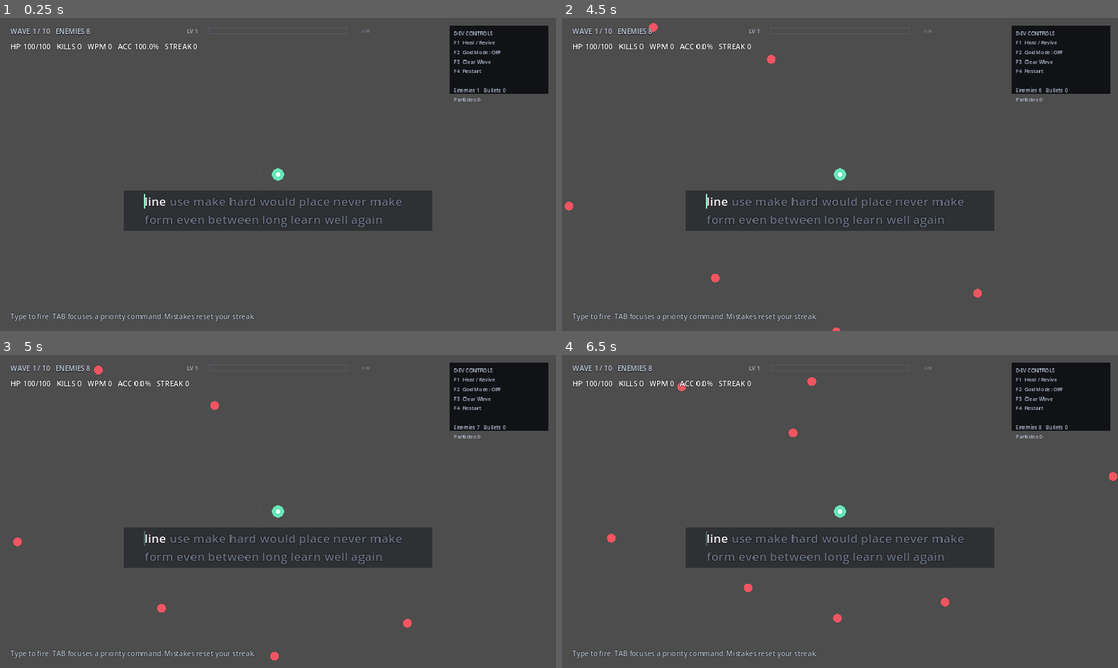
Above: before the commit, frames 1-4 (two rows, left to right).
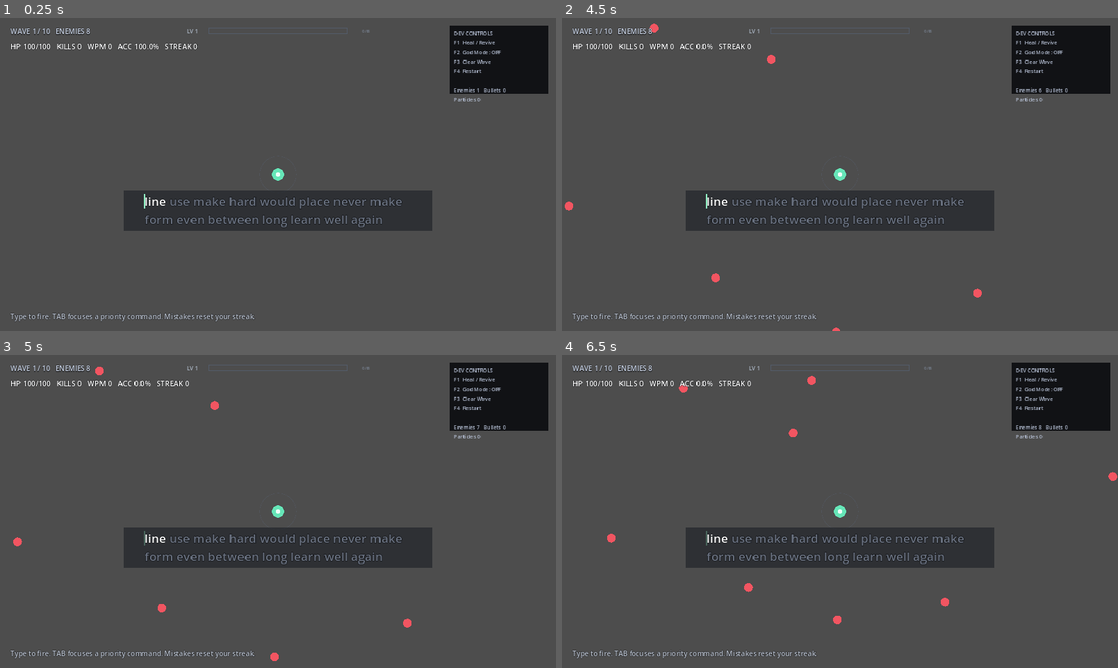
Above: after the commit, the same moments.

Repository: jlcuenca00/typing-roguelite
Game: Godot game, scene res://scenes/Main.tscn
Two runs of this game, one before a commit and one after it. Both use one fixed random seed, a clock stepped at 60 frames per second and the inputs below.
Inputs:
- Up to frame 1 (0.25 s): no input
- Up to frame 2 (4.5 s): tap Enter at 0.5, 2.75 s; tap R at 0.6, 2.1, 3.6 s; tap Space at 1.25 s; tap Tab at 1.35, 2.85, 4.35 s
- Up to frame 3 (5 s): no input
- Up to frame 4 (6.5 s): tap R at 5.1 s; tap Tab at 5.85 s

Frame 1 is identical in both runs. In frame 2, less than 0.1% of the frame differs, in the area x 15-76%, y 1-100%; in frame 3, less than 0.1%; in frame 4, less than 0.1%, in the area x 20-100%, y 6-86%.

Commit message:
balance: make late pressure density-driven and telegraph priority effects

Diff:
--- a/game/scripts/main.gd
+++ b/game/scripts/main.gd
@@ -52,6 +52,9 @@
 const NORMAL_KNOCKBACK_MULTIPLIER := 0.45
 const ELITE_KNOCKBACK_MULTIPLIER := 0.28
 const BOSS_KNOCKBACK_MULTIPLIER := 0.04
+
+const PRIORITY_ACTIVATION_INSET := 34.0
+const PRIORITY_CAST_DURATION := 0.55
 
 const ELITE_START_WAVE := 7
 const ELITE_THREAT_SURCHARGE := 6
@@ -598,6 +601,8 @@
 			if bool(enemy.get("boss", false)) and bool(enemy.get("boss_shielded", false)):
 				enemy["boss_shielded"] = false
 				enemy["priority"] = false
+				enemy["priority_active"] = false
+				enemy["priority_casting"] = false
 				enemy["priority_word"] = ""
 				enemy["flash"] = 0.16
 				enemies[index] = enemy
@@ -657,6 +662,8 @@
 	for enemy in enemies:
 		if not bool(enemy.get("priority", false)):
 			continue
+		if not bool(enemy.get("priority_active", false)):
+			continue
 		if String(enemy.get("mechanic", "")) != mechanic_id:
 			continue
 
@@ -669,6 +676,30 @@
 
 func _has_visible_priority_mechanic(mechanic_id: String) -> bool:
 	return not _get_visible_priority_mechanic(mechanic_id).is_empty()
+
+
+func _priority_activation_rect() -> Rect2:
+	var viewport_size := get_viewport_rect().size
+	var inset := PRIORITY_ACTIVATION_INSET
+	return Rect2(
+		Vector2(inset, inset),
+		Vector2(
+			maxf(viewport_size.x - inset * 2.0, 1.0),
+			maxf(viewport_size.y - inset * 2.0, 1.0)
+		)
+	)
+
+
+func _priority_cast_label(mechanic_id: String, active: bool) -> String:
+	match mechanic_id:
+		"jam":
+			return "JAMMED" if active else "JAMMING"
+		"shield":
+			return "SHIELD UP" if active else "SHIELDING"
+		"summon":
+			return "CALLING" if active else "CHANNELING"
+		_:
+			return "ACTIVE" if active else "CASTING"
 
 
 # Typing stream ---------------------------------------------------------------
@@ -1051,7 +1082,10 @@
 			)
 
 	var wave_scale := float(current_wave - 1)
-	var base_speed := rng.randf_range(38.0, 62.0) + wave_scale * 2.2 + minf(elapsed * 0.06, 12.0)
+	# Movement speed is now primarily an archetype property. Later-wave pressure
+	# comes from density, composition, elites, and priority mechanics rather than
+	# globally accelerating every enemy.
+	var base_speed := rng.randf_range(40.0, 60.0)
 	var base_hp := 44.0 + wave_scale * 4.5 + minf(elapsed * 0.05, 14.0)
 	var is_elite := bool(spec.get("elite", false))
 	var is_boss := bool(spec.get("boss", false))
@@ -1092,6 +1126,9 @@
 		"elite_regen_fx_timer": 0.0,
 		"priority": is_priority,
 		"priority_word": priority_word,
+		"priority_active": false,
+		"priority_casting": false,
+		"priority_cast_timer": PRIORITY_CAST_DURATION,
 		"mechanic": String(spec.get("mechanic", "")),
 		"player_damage_multiplier": float(spec.get("player_damage_multiplier", 1.0)),
 		"protected_damage_multiplier": float(spec.get("protected_damage_multiplier", 1.0)),
@@ -1138,6 +1175,8 @@
 	enemy["boss_phase"] = phase + 1
 	enemy["boss_shielded"] = true
 	enemy["priority"] = true
+	enemy["priority_active"] = true
+	enemy["priority_casting"] = false
 	enemy["priority_word"] = _random_priority_word()
 	enemy["flash"] = 0.16
 	locked_target_uid = -1
@@ -1157,6 +1196,58 @@
 		var enemy := enemies[i]
 		var pos: Vector2 = enemy["position"]
 		var knockback: Vector2 = enemy["knockback"]
+		var priority_cast_pauses_movement := false
+
+		if (
+			bool(enemy.get("priority", false))
+			and not bool(enemy.get("boss", false))
+			and not bool(enemy.get("priority_active", false))
+		):
+			var is_casting := bool(enemy.get("priority_casting", false))
+
+			if (
+				not is_casting
+				and _priority_activation_rect().has_point(pos)
+			):
+				is_casting = true
+				enemy["priority_casting"] = true
+				enemy["priority_cast_timer"] = PRIORITY_CAST_DURATION
+				enemy["knockback"] = Vector2.ZERO
+				knockback = Vector2.ZERO
+				_spawn_combat_text(
+					pos + Vector2(0.0, -36.0),
+					_priority_cast_label(
+						String(enemy.get("mechanic", "")),
+						false
+					),
+					Color(0.72, 0.66, 1.0)
+				)
+
+			if is_casting:
+				priority_cast_pauses_movement = true
+				var cast_timer := float(
+					enemy.get("priority_cast_timer", PRIORITY_CAST_DURATION)
+				) - delta
+				enemy["priority_cast_timer"] = cast_timer
+
+				if cast_timer <= 0.0:
+					enemy["priority_casting"] = false
+					enemy["priority_active"] = true
+					priority_cast_pauses_movement = false
+					enemy["flash"] = 0.14
+					_spawn_impact_particles(
+						pos,
+						Color(0.68, 0.56, 1.0),
+						8
+					)
+					_spawn_combat_text(
+						pos + Vector2(0.0, -36.0),
+						_priority_cast_label(
+							String(enemy.get("mechanic", "")),
+							true
+						),
+						Color(0.76, 0.92, 1.0)
+					)
 
 		if bool(enemy.get("boss", false)):
 			if get_viewport_rect().has_point(pos):
@@ -1228,6 +1319,7 @@
 
 		if (
 			String(enemy.get("mechanic", "")) == "summon"
+			and bool(enemy.get("priority_active", false))
 			and get_viewport_rect().has_point(pos)
 		):
 			var ability_timer := float(enemy.get("ability_timer", 0.0)) - delta
@@ -1280,7 +1372,10 @@
 			else DANGER_RADIUS
 		)
 
-		if distance > stop_radius:
+		if priority_cast_pauses_movement:
+			enemy["position"] = pos
+			enemies[i] = enemy
+		elif distance > stop_radius:
 			pos += to_player.normalized() * float(enemy["speed"]) * speed_multiplier * delta
 			enemy["position"] = pos
 			enemies[i] = enemy
@@ -1327,7 +1422,7 @@
 		var uid := next_enemy_uid
 		next_enemy_uid += 1
 		var base_hp := 34.0 + wave_scale * 3.0
-		var base_speed := rng.randf_range(48.0, 62.0) + wave_scale * 1.8
+		var base_speed := rng.randf_range(48.0, 62.0)
 		var color := Color.from_string(
 			String(definition.get("color", "#ffb36b")),
 			Color(1.0, 0.70, 0.42)
@@ -1352,6 +1447,9 @@
 			"elite_regen_fx_timer": 0.0,
 			"priority": false,
 			"priority_word": "",
+			"priority_active": false,
+			"priority_casting": false,
+			"priority_cast_timer": 0.0,
 			"mechanic": "",
 			"player_damage_multiplier": 1.0,
 			"protected_damage_multiplier": 1.0,
@@ -3163,6 +3261,11 @@
 			)
 
 			var ring_color := Color(0.72, 0.52, 1.0, 0.95)
+			if bool(enemy.get("priority_casting", false)):
+				ring_color = Color(0.78, 0.72, 1.0, 0.72)
+			elif bool(enemy.get("priority_active", false)):
+				ring_color = Color(0.62, 0.88, 1.0, 0.98)
+
 			if priority_mode_active:
 				ring_color = (
 					Color(0.55, 0.95, 1.0, 1.0)
